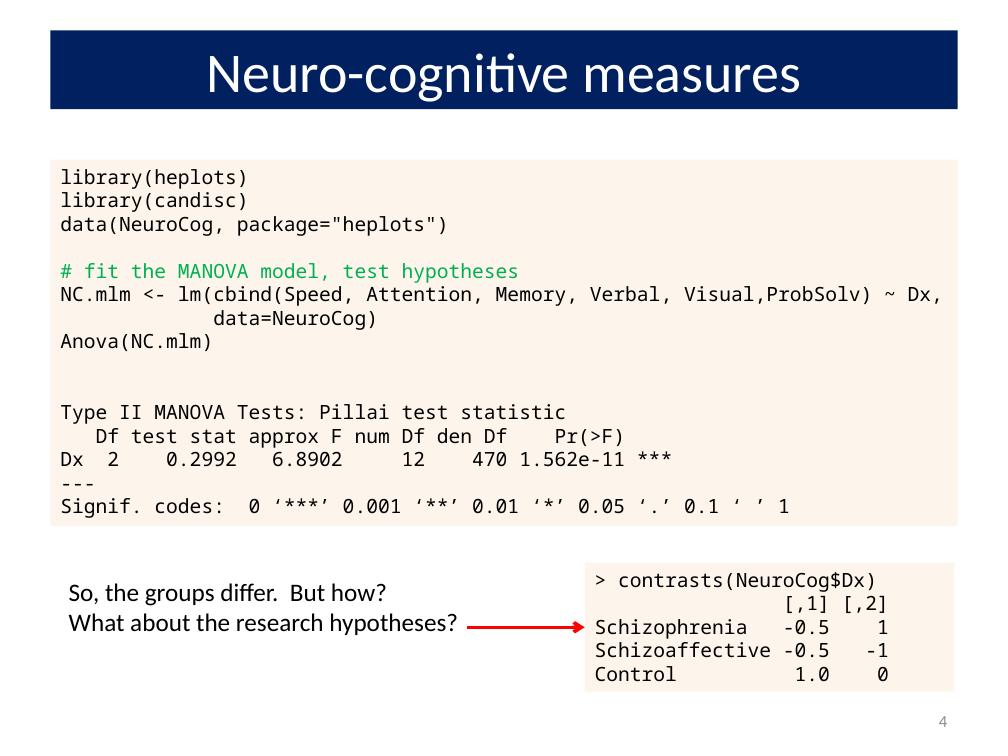
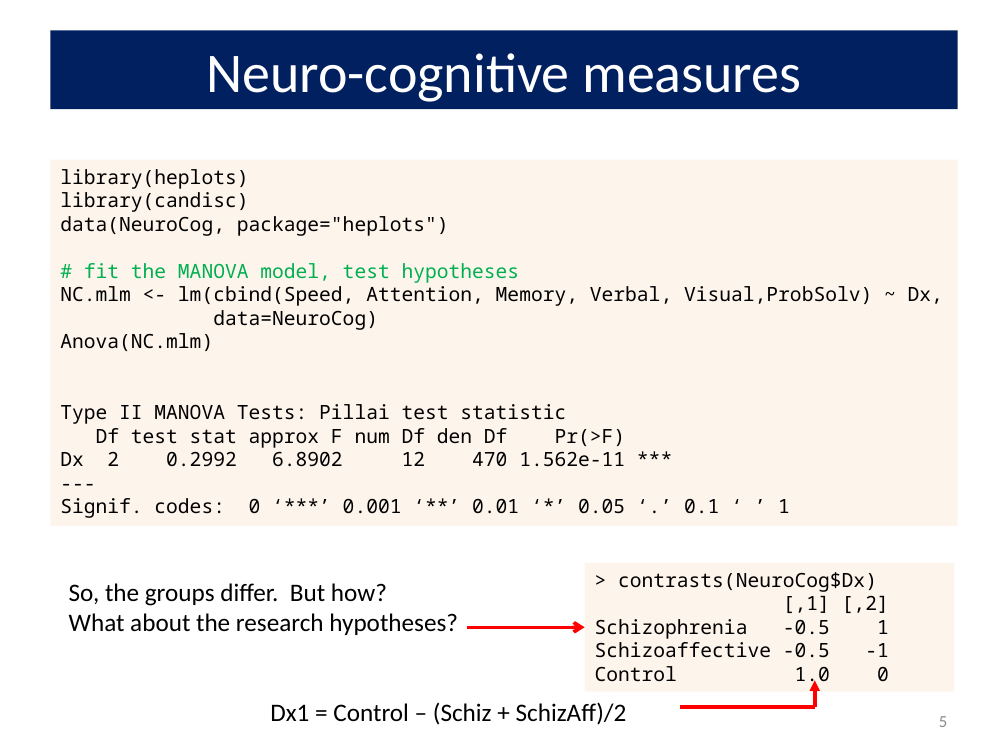
Before and after one commit to friendly/VisMLM-course, a slide deck: slide 5 of lectures/lecture3.pptx (slide 4 before the commit). Drawn at 1008x756 pixels with LibreOffice and Linux fonts; fonts in the diff are those of the drawing. Boxes give left, top, right and bottom in pixels: in the first picture for what was removed or moved away, otherwise in the second. Text is boxed around its words. In the diff, an @@ line names an element or a change of style, - is before the commit and + after.

```diff
--- a/lectures/lecture3.pptx
+++ b/lectures/lecture3.pptx
@@ arrow added from (814, 707) to (814, 680), #FF0000 2.5 pt @@
@@ text added at <box>270,702,627,725</box>, 18 pt, text #000000 @@
+Dx1 = Control – (Schiz + SchizAff)/2
@@ line added from (680, 707) to (814, 707), #FF0000 2.5 pt @@
@@ page number at <box>939,716,947,727</box>: text changed @@
-4
+5
```
Also in this commit, not shown: 4 other slides changed, 3 slides added, 5 other files.
